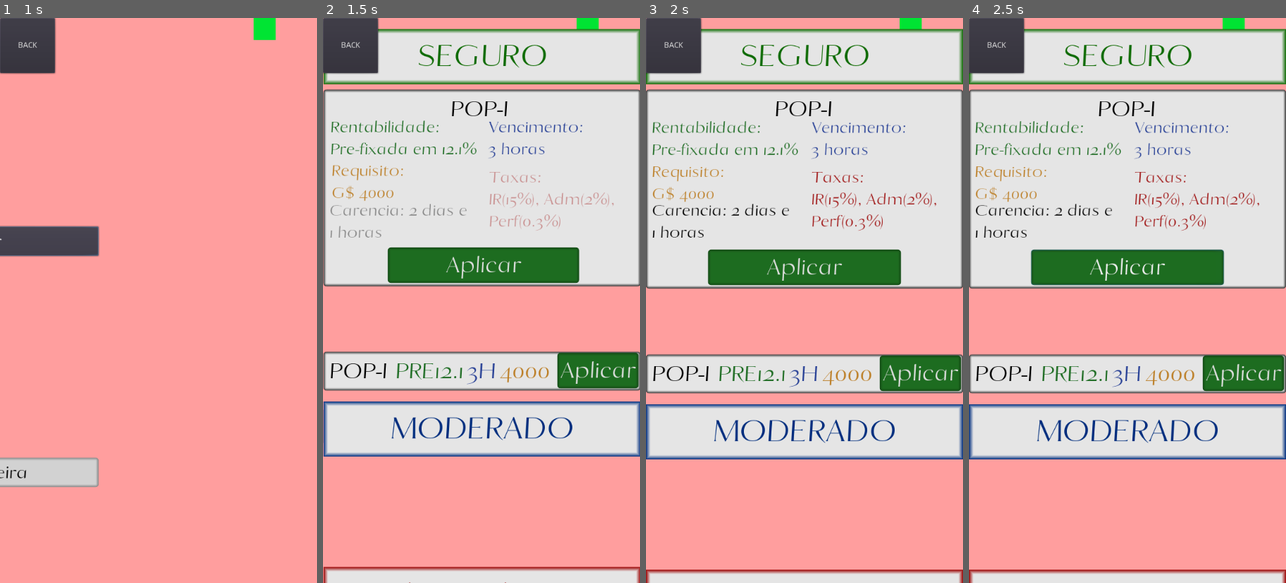
Above: before the commit, frames 1-4 (left to right).
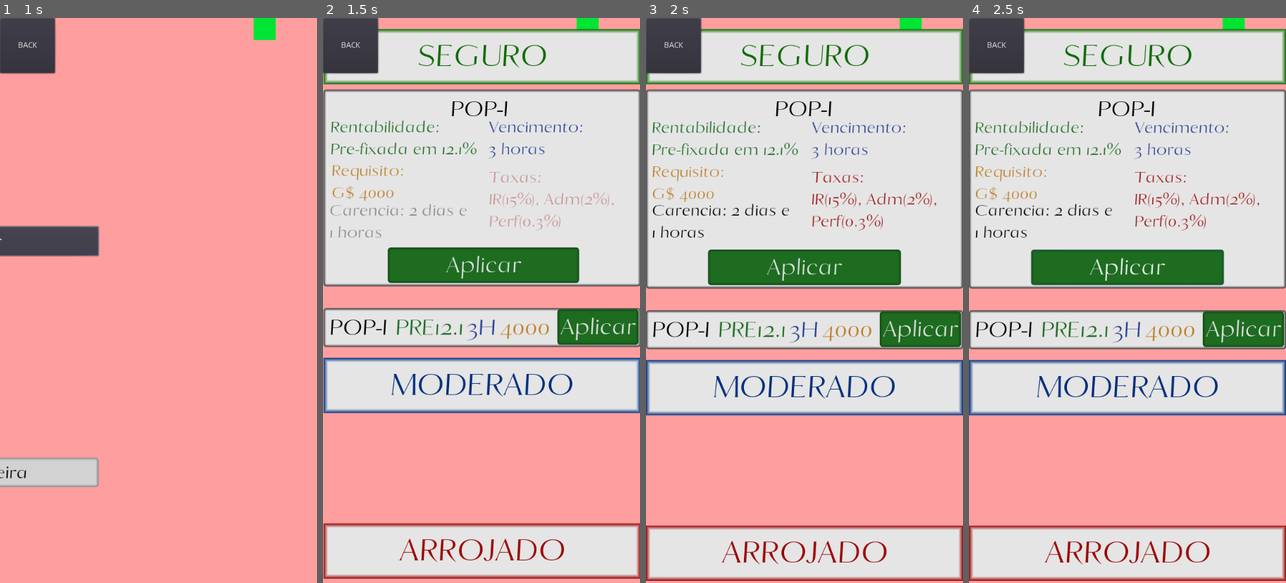
Above: after the commit, the same moments.

Repository: AndreMoukarzel/Grana-Preta
Game: Godot game, scene res://broker/Broker.tscn
The game is run twice, just before and just after one commit, with the same random seed, the same clock (stepped at 60 frames per second) and the same inputs. This scene is started directly instead of the project's main scene.
Inputs:
- Up to frame 1 (1 s): click "Investir" at 0.5 s
- Up to frame 2 (1.5 s): click "POP-I" at 1.25 s
- Up to frame 3 (2 s): no input
- Up to frame 4 (2.5 s): click "Aplicar" at 2 s

Frame 1 is identical in both runs. In frame 2, 32% of the frame differs, in the area x 0-100%, y 51-100%; in frame 3, 32%; in frame 4, 32%.

Commit message:
Fix BondDisplay expanding incorrecly

Diff:
--- a/broker/BondDisplay.gd
+++ b/broker/BondDisplay.gd
@@ -1,16 +1,19 @@
 extends Control
 
 const BOND_SCN = preload("res://broker/bond/Bond.tscn")
-const BOND_EXPANSION = 380
+const BOND_EXPANSION = 300
 const TWN_TIME = .2
 
 onready var SafeBonds = $Safe/Bonds
 onready var ModerBonds = $Moderate/Bonds
 onready var ChanceBonds = $Chanceful/Bonds
+onready var s_pos = $Safe.rect_position.y
+onready var m_pos = $Moderate.rect_position.y
+onready var c_pos = $Chanceful.rect_position.y
 
 
 func _ready():
-	for i in range(3):
+	for i in range(2):
 		var Bond = BOND_SCN.instance()
 		Bond.rect_position.y = i * 100
 		SafeBonds.add_child(Bond)
@@ -25,16 +28,19 @@
 			continue
 		if child.is_open:
 			child.close()
+			bond_closed(child)
 	for child in $Moderate/Bonds.get_children():
 		if exception and child == exception:
 			continue
 		if child.is_open:
 			child.close()
+			bond_closed(child)
 	for child in $Chanceful/Bonds.get_children():
 		if exception and child == exception:
 			continue
 		if child.is_open:
 			child.close()
+			bond_closed(child)
 
 
 func disable_all_bonds(disable = true):
@@ -54,15 +60,13 @@
 	close_all_bonds(bond)
 	for child in bond.get_parent().get_children():
 		if child.rect_global_position.y > pos_y:
-			var c_pos = child.rect_position.y
-			$Tween.interpolate_property(child, "rect_position:y", c_pos, c_pos + BOND_EXPANSION, TWN_TIME, Tween.TRANS_QUAD, Tween.EASE_IN_OUT)
+			var pos = child.rect_position.y
+			$Tween.interpolate_property(child, "rect_position:y", pos, pos + BOND_EXPANSION, TWN_TIME, Tween.TRANS_QUAD, Tween.EASE_IN_OUT)
 
 	if group != "Chanceful":
-		var g_pos = $Chanceful.rect_position.y
-		$Tween.interpolate_property($Chanceful, "rect_position:y", g_pos, g_pos + BOND_EXPANSION, TWN_TIME, Tween.TRANS_QUAD, Tween.EASE_IN_OUT)
+		$Tween.interpolate_property($Chanceful, "rect_position:y", null, c_pos + BOND_EXPANSION, TWN_TIME, Tween.TRANS_QUAD, Tween.EASE_IN_OUT)
 	if group == "Safe":
-		var g_pos = $Moderate.rect_position.y
-		$Tween.interpolate_property($Moderate, "rect_position:y", g_pos, g_pos + BOND_EXPANSION, TWN_TIME, Tween.TRANS_QUAD, Tween.EASE_IN_OUT)
+		$Tween.interpolate_property($Moderate, "rect_position:y", null, m_pos + BOND_EXPANSION, TWN_TIME, Tween.TRANS_QUAD, Tween.EASE_IN_OUT)
 	$Tween.start()
 	yield($Tween, "tween_completed")
 	disable_all_bonds(false)
@@ -75,15 +79,13 @@
 	disable_all_bonds()
 	for child in bond.get_parent().get_children():
 		if child.rect_global_position.y > pos_y:
-			var c_pos = child.rect_position.y
-			$Tween.interpolate_property(child, "rect_position:y", c_pos, c_pos - BOND_EXPANSION, TWN_TIME, Tween.TRANS_QUAD, Tween.EASE_IN_OUT)
+			var pos = child.rect_position.y
+			$Tween.interpolate_property(child, "rect_position:y", pos, pos - BOND_EXPANSION, TWN_TIME, Tween.TRANS_QUAD, Tween.EASE_IN_OUT)
 
 	if group != "Chanceful":
-		var g_pos = $Chanceful.rect_position.y
-		$Tween.interpolate_property($Chanceful, "rect_position:y", g_pos, g_pos - BOND_EXPANSION, TWN_TIME, Tween.TRANS_QUAD, Tween.EASE_IN_OUT)
+		$Tween.interpolate_property($Chanceful, "rect_position:y", null, c_pos, TWN_TIME, Tween.TRANS_QUAD, Tween.EASE_IN_OUT)
 	if group == "Safe":
-		var g_pos = $Moderate.rect_position.y
-		$Tween.interpolate_property($Moderate, "rect_position:y", g_pos, g_pos - BOND_EXPANSION, TWN_TIME, Tween.TRANS_QUAD, Tween.EASE_IN_OUT)
+		$Tween.interpolate_property($Moderate, "rect_position:y", null, m_pos, TWN_TIME, Tween.TRANS_QUAD, Tween.EASE_IN_OUT)
 	$Tween.start()
 	yield($Tween, "tween_completed")
 	disable_all_bonds(false)
Not shown: 8 places in broker/bond/Bond.tscn that only renumber resources
